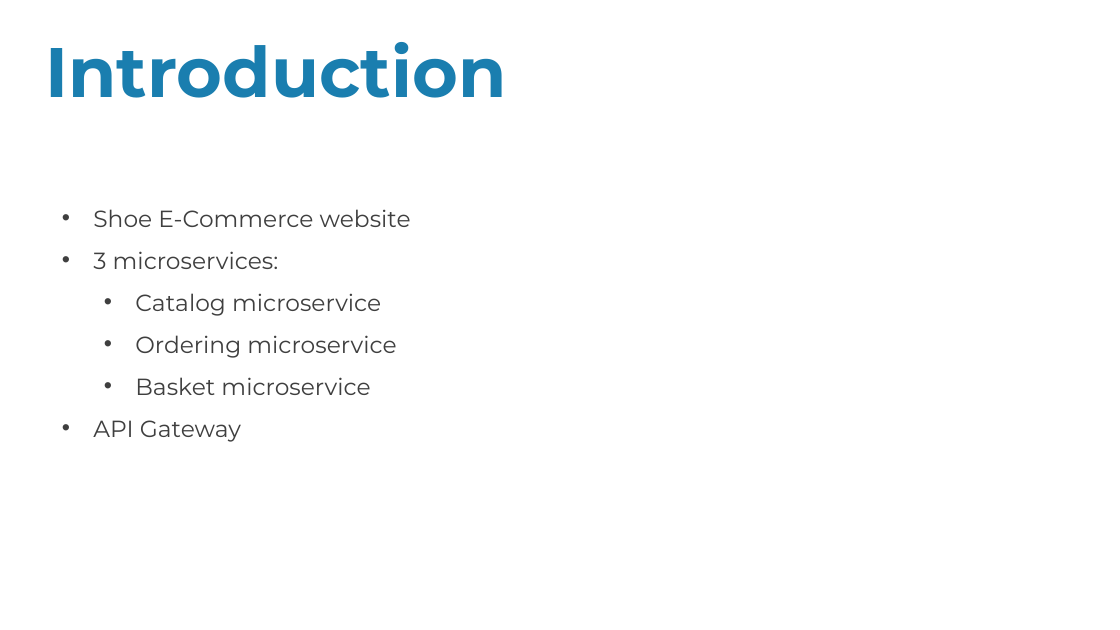
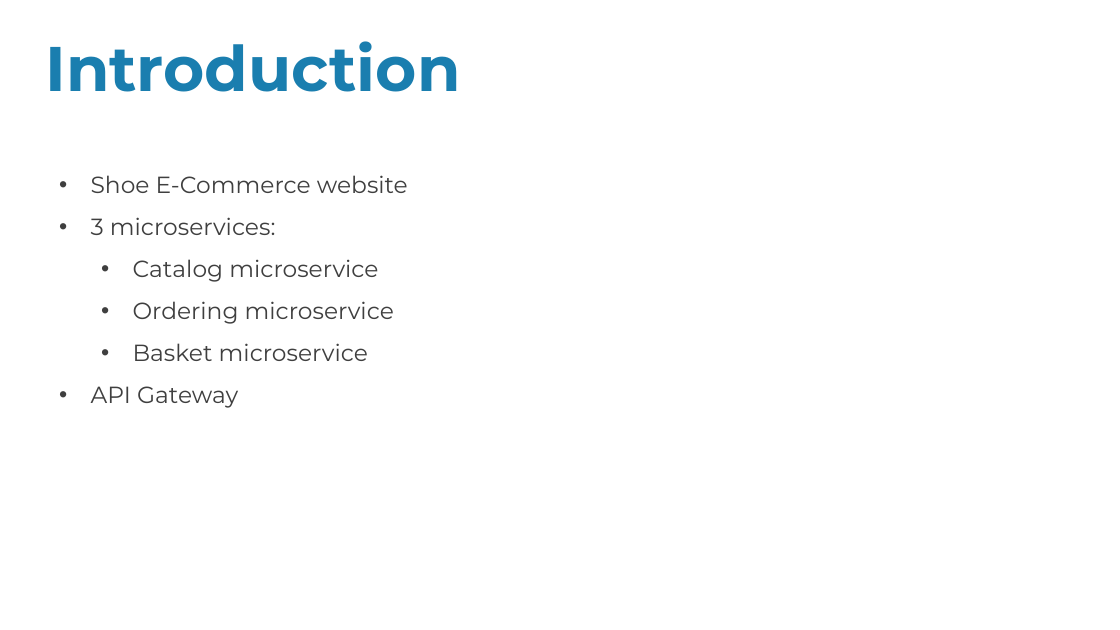
Before and after one commit to alainkhouryy/Project-integration, a slide deck: slide 4 of presentation/Final-Pres.pptx. Drawn at 1120x630 pixels with LibreOffice and Linux fonts; fonts in the diff are those of the drawing. Boxes give left, top, right and bottom in pixels: in the first picture for what was removed or moved away, otherwise in the second. Text is boxed around its words. In the diff, an @@ line names an element or a change of style, - is before the commit and + after.

```diff
--- a/presentation/Final-Pres.pptx
+++ b/presentation/Final-Pres.pptx
@@ text "Introduction" at <box>45,41,460,92</box>: size 60 to 54 pt @@
@@ text "Shoe E-Commerce website": place and size @@
-text "Shoe E-Commerce website" at <box>93,209,411,442</box>
+text "Shoe E-Commerce website" at <box>91,175,408,408</box>
```
Also in this commit, not shown: 21 other slides changed, 3 slides added.
